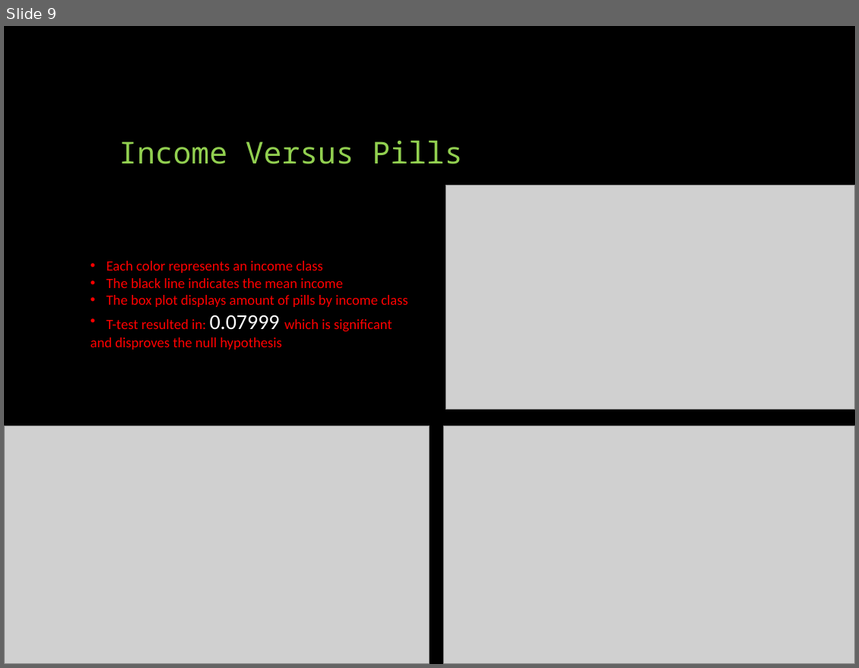
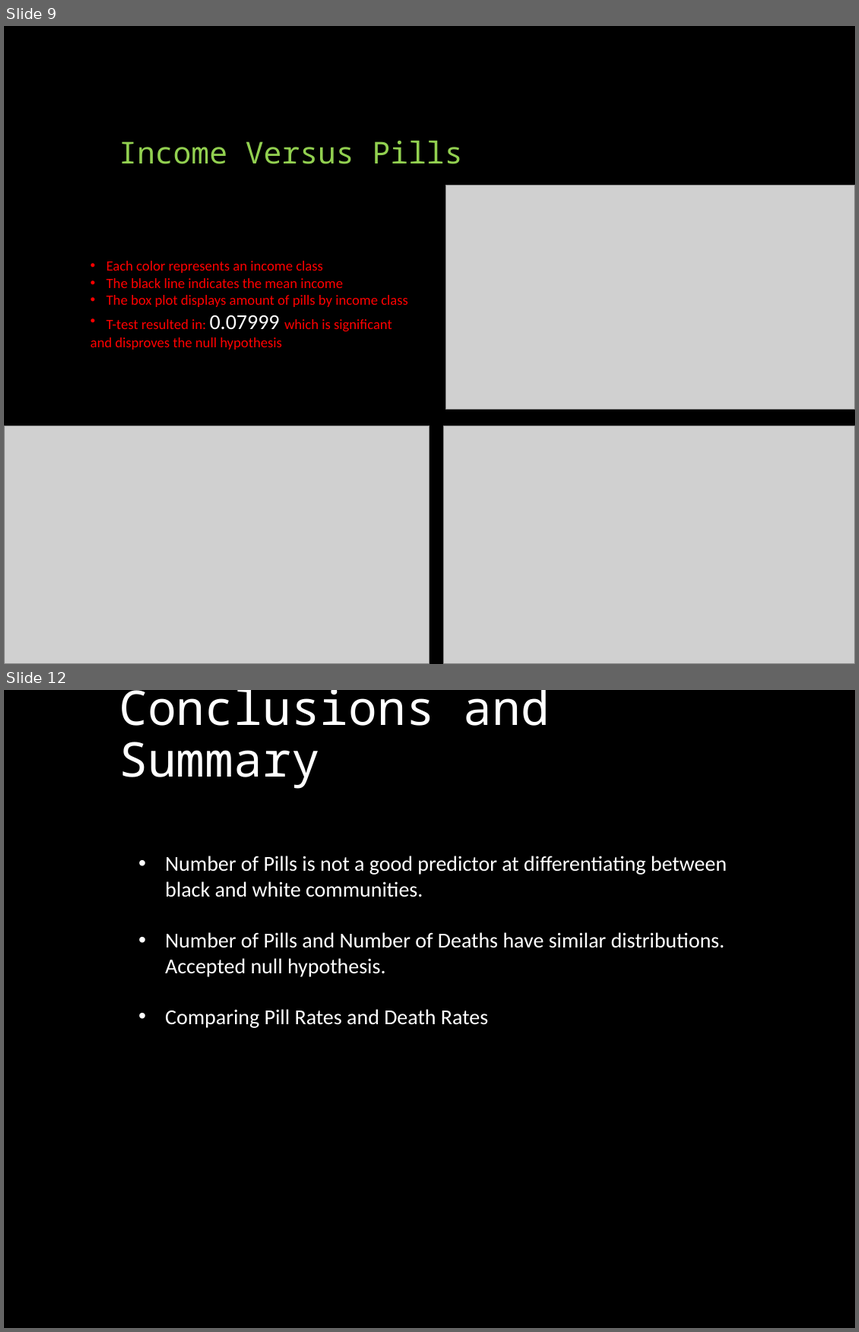
Before and after one commit to davidjaimes/pain-pills-in-the-usa, a slide deck: Prescription Pain Pills.pptx. Shown one above the other, each under a label of ours: slide 9 before the commit, slides 9 and 12 after it; the slides between them are not shown. The pictures are 859x668 and 859x1332 pixels, drawn with LibreOffice and Linux fonts; fonts in the diff are those of the drawing; grey boxes stand for pictures. Boxes give left, top, right and bottom in pixels: in the first picture for what was removed or moved away, otherwise in the second. Text is boxed around its words. In the diff, an @@ line names an element or a change of style, - is before the commit and + after.

```diff
--- a/Prescription Pain Pills.pptx
+++ b/Prescription Pain Pills.pptx
@@ slide 12 added at (x1=4, y1=690, x2=855, y2=1328), background #000000 @@
@@ title added at (x1=119, y1=690, x2=550, y2=789), 40.5 pt, text #FFFFFF @@
+Conclusions and Summary
@@ text added at (x1=165, y1=856, x2=727, y2=1028), 18 pt, text #FFFFFF @@
+• Number of Pills is not a good predictor at differentiating between black and white communities.
+• Number of Pills and Number of Deaths have similar distributions. Accepted null hypothesis.
+• Comparing Pill Rates and Death Rates
```
Also in this commit, not shown: 3 slides changed, 2 other slides added, 2 slides removed, 9 other files.
